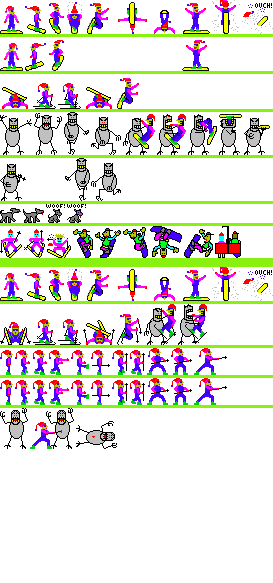
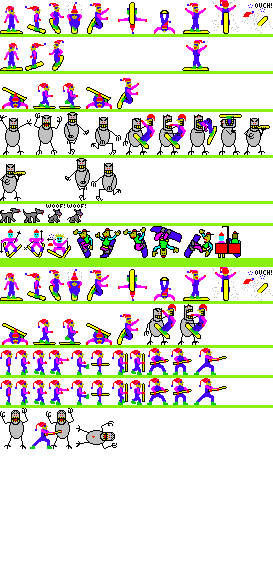
Two versions of the same layered image (273×583). Layer-by-layer changes:
renamed "Layer 6" to "Layer 14", moved it above "Layer 13", painted on it over [0, 17, 226, 436]
renamed "Layer 7" to "Layer 13", painted on it over [0, 17, 226, 436]
removed layer "Layer 9" over [87, 284, 95, 302]
